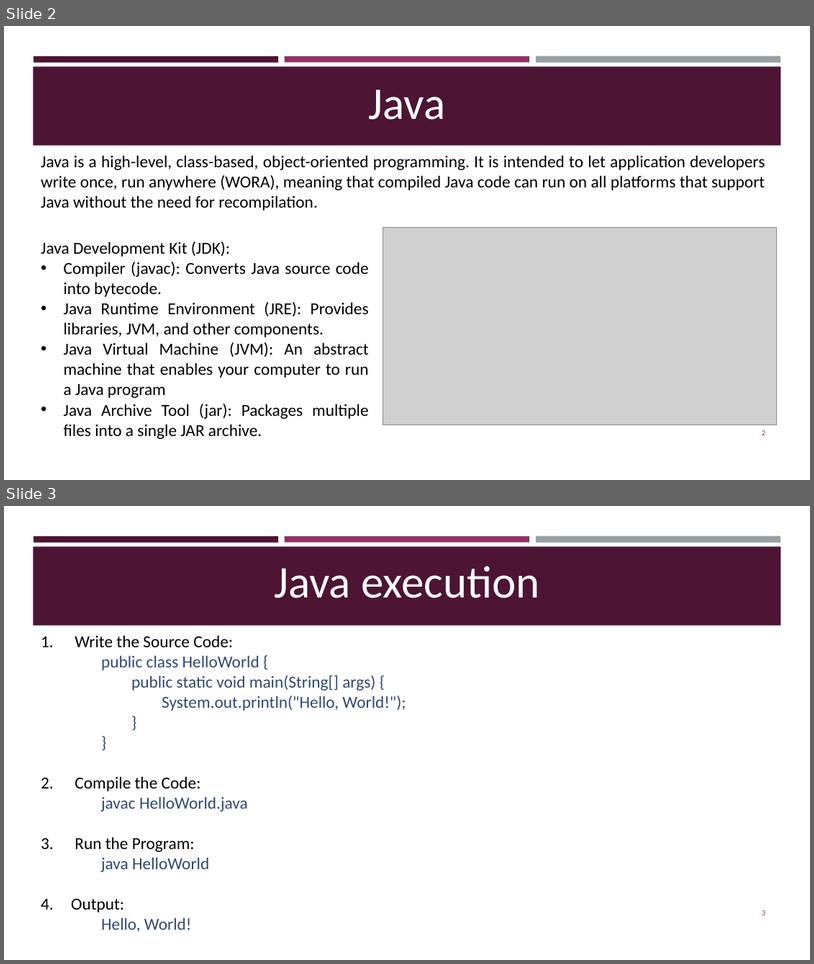
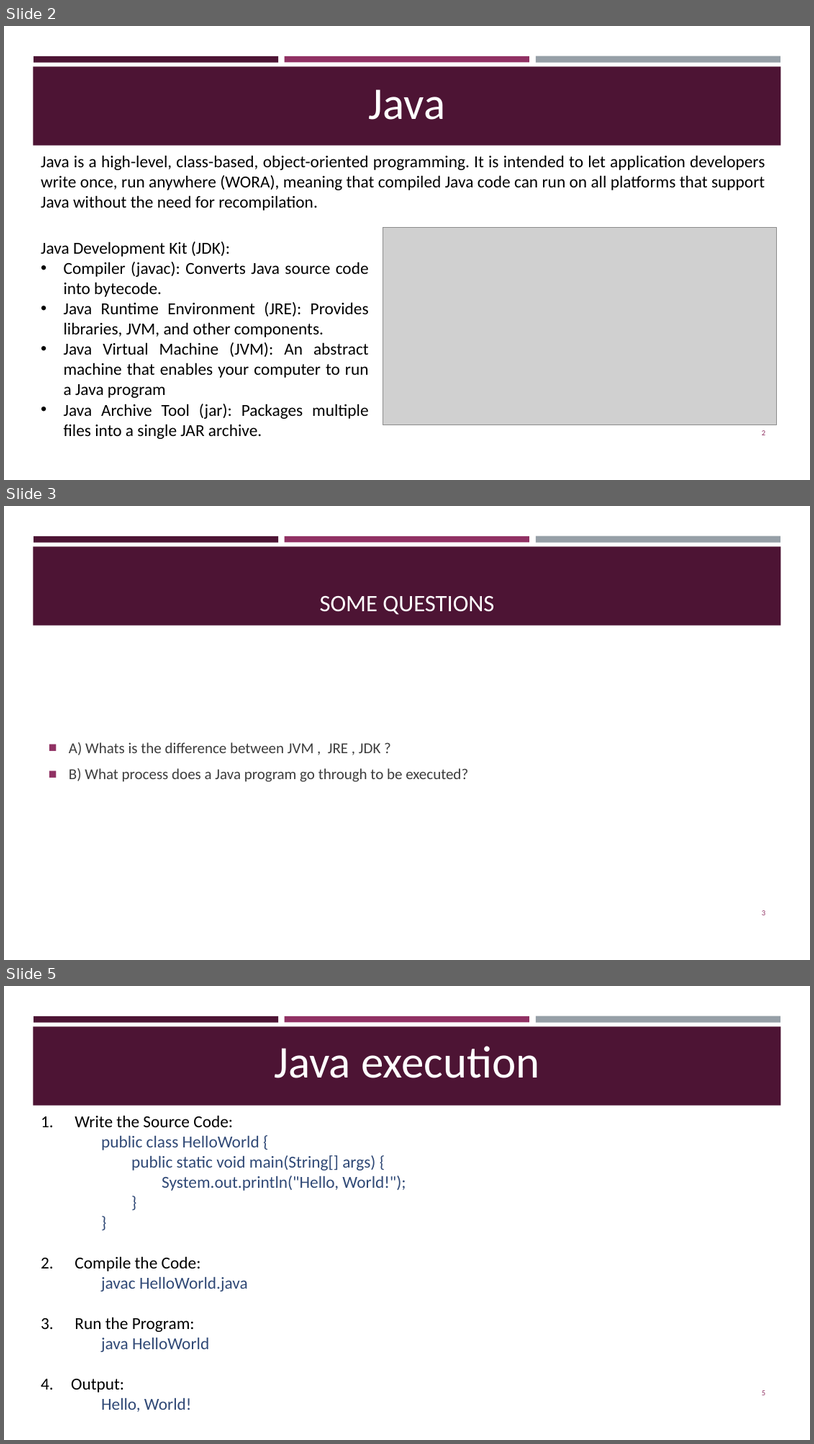
Before and after one commit to AUT-Programming/Java-Programming, a slide deck: Slides/ch1_BasicsAndObjects.pptx. Shown one above the other, each under a label of ours: slides 2 and 3 before the commit, slides 2, 3 and 5 after it; the slides between them are not shown. The pictures are 814x964 and 814x1444 pixels, drawn with LibreOffice and Linux fonts; fonts in the diff are those of the drawing; grey boxes stand for pictures. Boxes give left, top, right and bottom in pixels: in the first picture for what was removed or moved away, otherwise in the second. Text is boxed around its words. In the diff, an @@ line names an element or a change of style, - is before the commit and + after.

```diff
--- a/Slides/ch1_BasicsAndObjects.pptx
+++ b/Slides/ch1_BasicsAndObjects.pptx
@@ slide 3 added at box(4, 506, 810, 960), background #FFFFFF; not listed: 4 template elements that a slide beside it also shows @@
@@ title added at box(320, 595, 494, 615), 28 pt, text #FFFFFF @@
+SOME QUESTIONS
@@ text added at box(69, 742, 468, 782), 18 pt, text #3D3D3D @@
+■ A) Whats is the difference between JVM , JRE , JDK ?
+■ B) What process does a Java program go through to be executed?
@@ page number added at box(762, 910, 766, 915), 9 pt, text #903163 @@
+3
@@ what was slide 3 is now slide 5 @@
```
Also in this commit, not shown: 17 other slides added, 3 other files.
